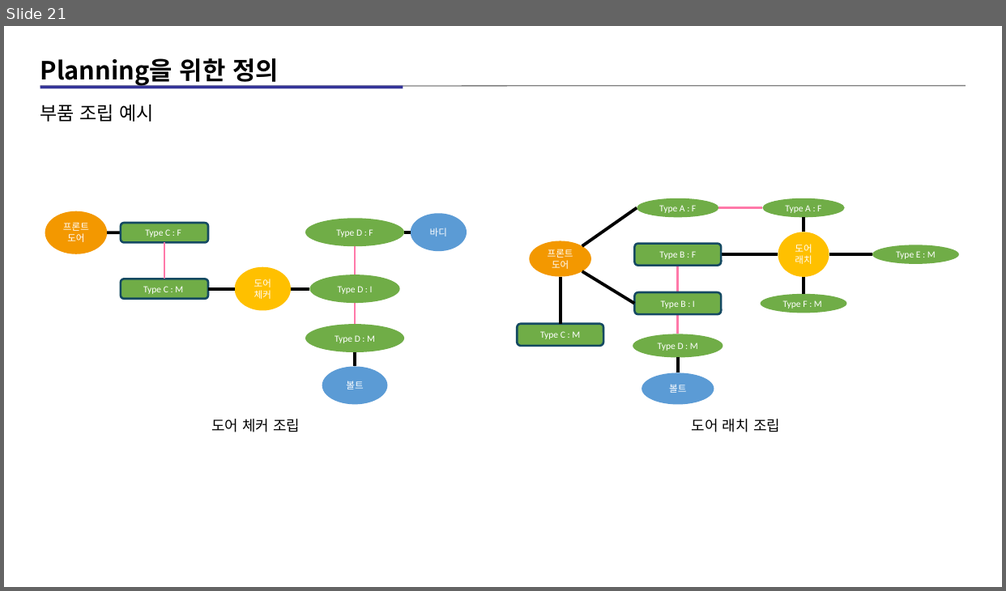
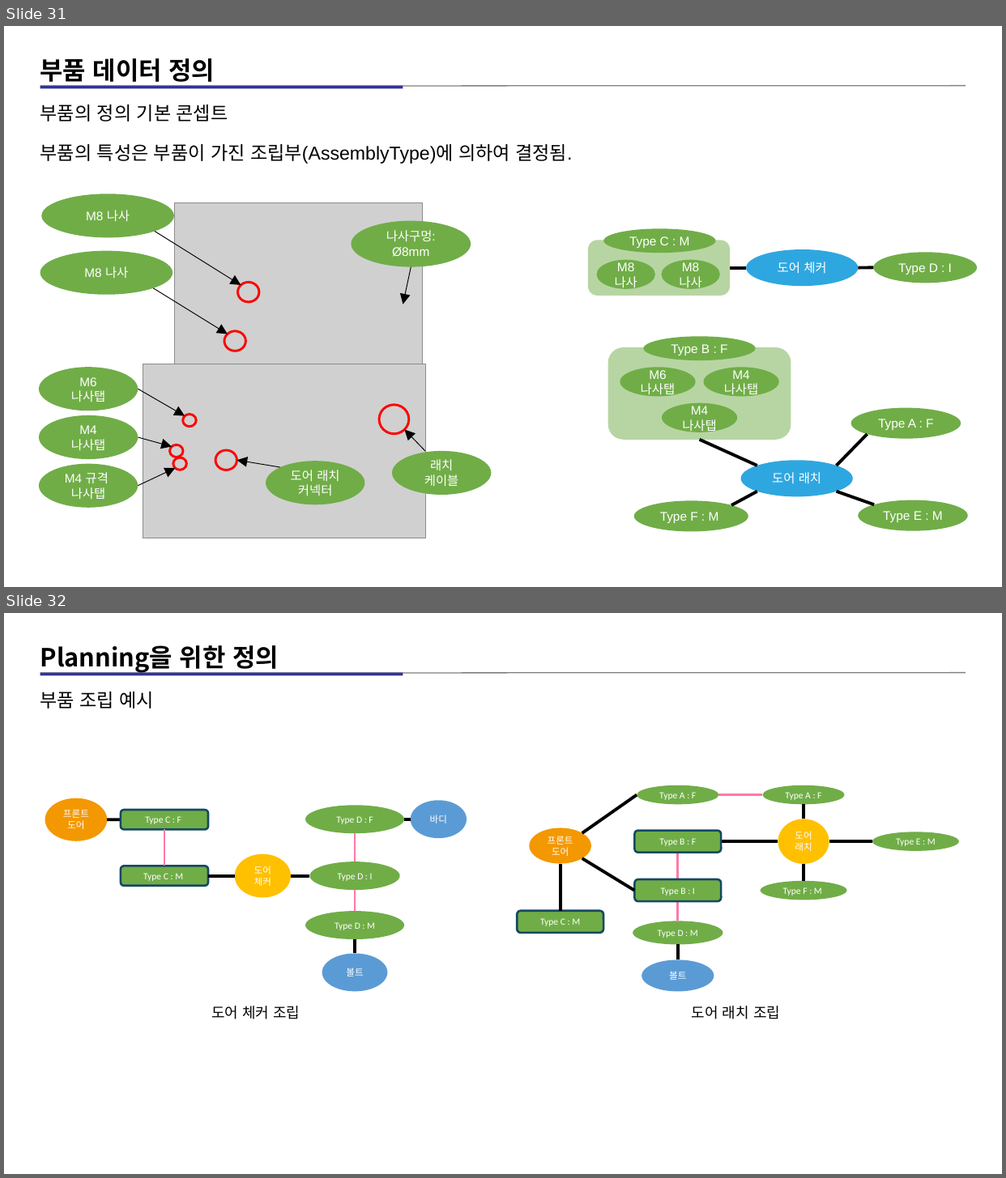
Before and after one commit to kimz1121/test, a slide deck: 현대차 심볼릭 플레너 예시 설명 자료_12_아키텍쳐_자료(작성중).pptx. Shown one above the other, each under a label of ours: slide 21 before the commit, slides 31 and 32 after it. The pictures are 1006x591 and 1006x1178 pixels, drawn with LibreOffice and Linux fonts; fonts in the diff are those of the drawing; grey boxes stand for pictures. Boxes give left, top, right and bottom in pixels: in the first picture for what was removed or moved away, otherwise in the second. Text is boxed around its words. In the diff, an @@ line names an element or a change of style, - is before the commit and + after.

```diff
--- a/현대차 심볼릭 플레너 예시 설명 자료_12_아키텍쳐_자료(작성중).pptx
+++ b/현대차 심볼릭 플레너 예시 설명 자료_12_아키텍쳐_자료(작성중).pptx
@@ slide 31 added at [4,26,1002,587], background #FFFFFF @@
@@ text added at [40,58,215,87], 24 pt, text #000000, bold @@
+부품 데이터 정의
@@ line added from (40, 86) to (966, 86), #808080 1 pt @@
@@ rectangle added at [40,86,403,89], fill #333399 @@
@@ text added at [40,105,572,164], 18 pt, text #000000 @@
+부품의 정의 기본 콘셉트
+부품의 특성은 부품이 가진 조립부(AssemblyType)에 의하여 결정됨.
@@ group added at [588,228,978,296]: 5 ellipses, 2 lines, 1 rounded rectangle @@
+도어 체커
+Type D : I
+Type C : M
+M8 나사
+M8 나사
@@ group added at [40,194,471,420]: 5 ellipses, 3 arrows, 1 picture @@
+M8 나사
+나사구멍: Ø8mm
+M8 나사
@@ group added at [39,365,491,539]: 10 ellipses, 5 arrows, 1 picture @@
+M6
+나사탭
+M4
+나사탭
+M4 규격
+나사탭
+도어 래치 커넥터
+래치 케이블
@@ group added at [608,337,968,532]: 8 ellipses, 4 lines, 1 rounded rectangle @@
+도어 래치
+M6 나사탭
+M4 나사탭
+M4 나사탭
+Type B : F
+Type A : F
+Type E : M
+Type F : M
@@ what was slide 21 is now slide 32 @@
```
Also in this commit, not shown: 2 slides changed, 10 other slides added, 1 other file.
